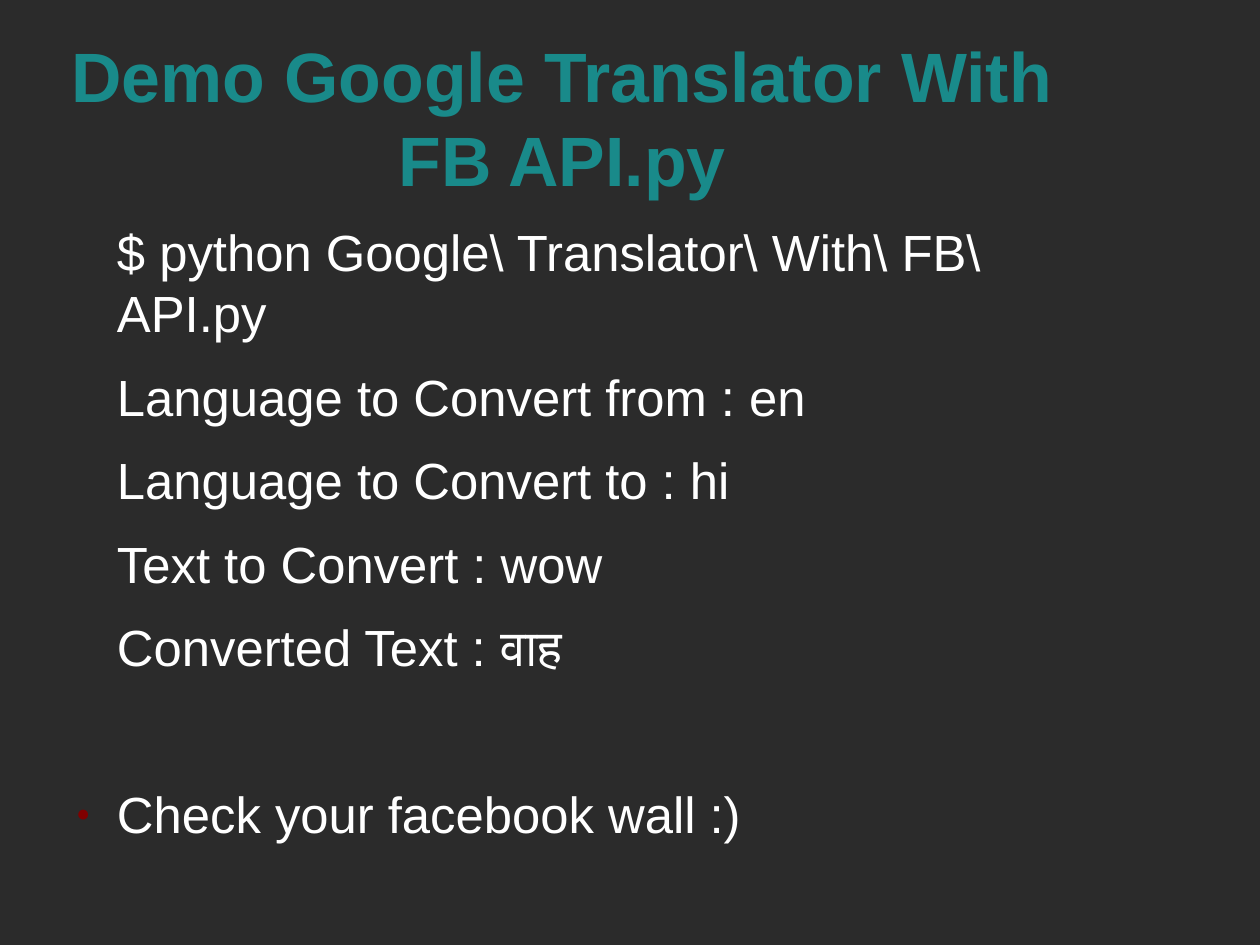
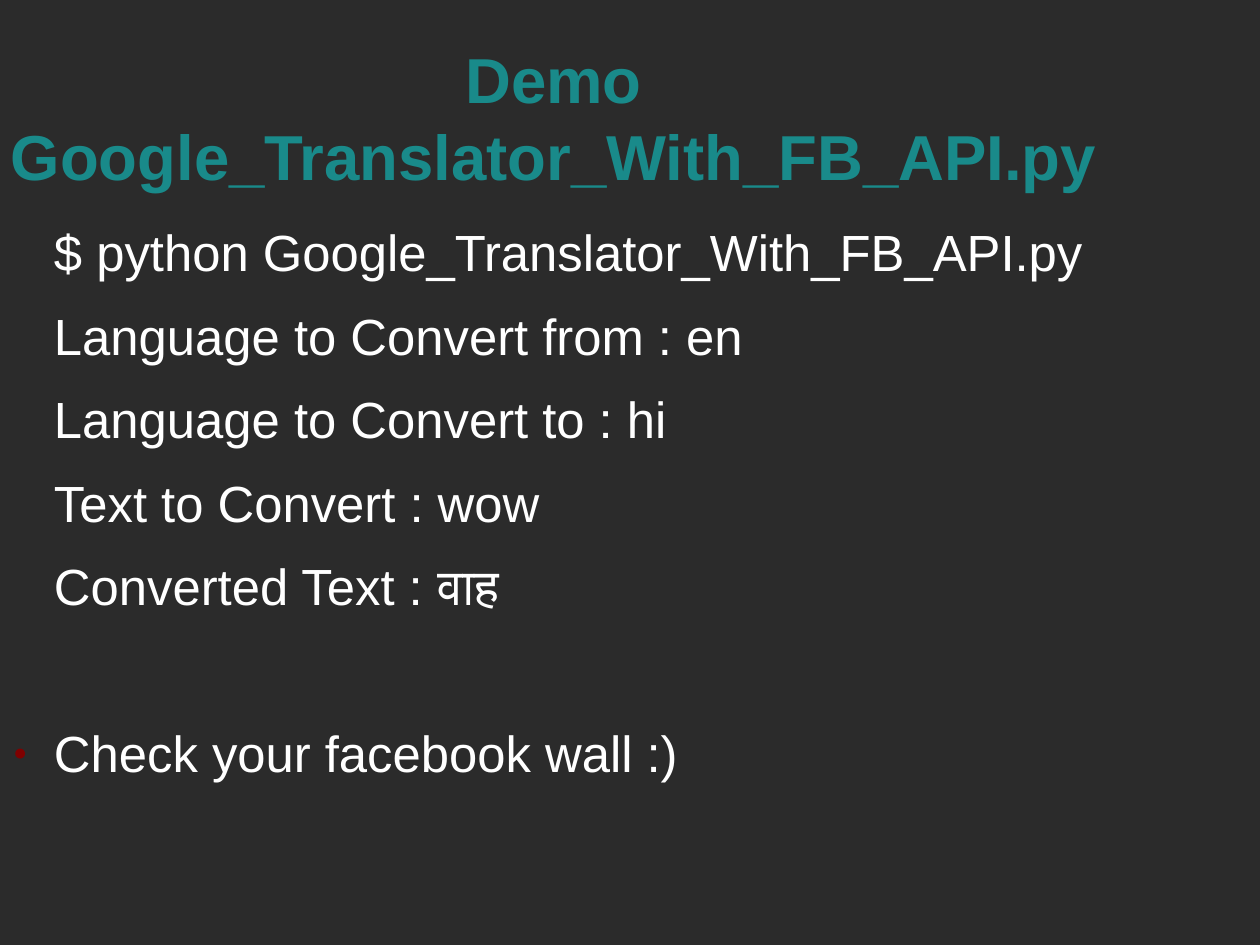
Before and after one commit to firesofmay/Null-Pune-Intro-to-Scraping-Talk-March-2012, a slide deck: slide 26 of Presentation.odp. Drawn at 1260x945 pixels with LibreOffice and Linux fonts; fonts in the diff are those of the drawing; background and template pictures are left out; a plain dark background stands for a picture behind light text. Boxes give left, top, right and bottom in pixels: in the first picture for what was removed or moved away, otherwise in the second. Text is boxed around its words. In the diff, an @@ line names an element or a change of style, - is before the commit and + after.

```diff
--- a/Presentation.odp
+++ b/Presentation.odp
@@ title at (11,59,1096,192): text changed; size 44 to 40 pt @@
-Demo Google Translator With FB API.py
+Demo Google_Translator_With_FB_API.py
@@ text "$ python Google_Translator_With_FB_API.py": place and size @@
-text "$ python Google_Translator_With_FB_API.py" at (117,234,981,844)
+text "$ python Google_Translator_With_FB_API.py" at (54,234,1083,783)
@@ text at (96,234,1083,282): text changed @@
-$ python Google\ Translator\ With\ FB\ API.py
+$ python Google_Translator_With_FB_API.py
```
Also in this commit, not shown: 3 other slides changed.
